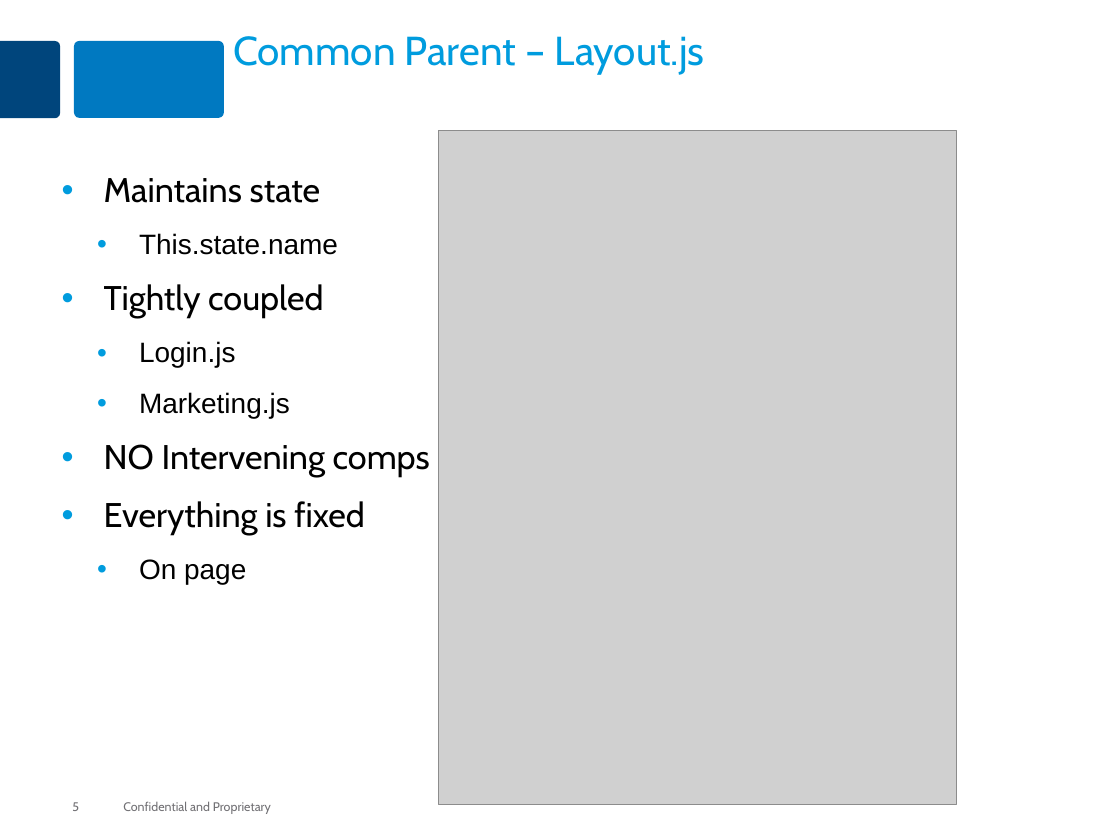
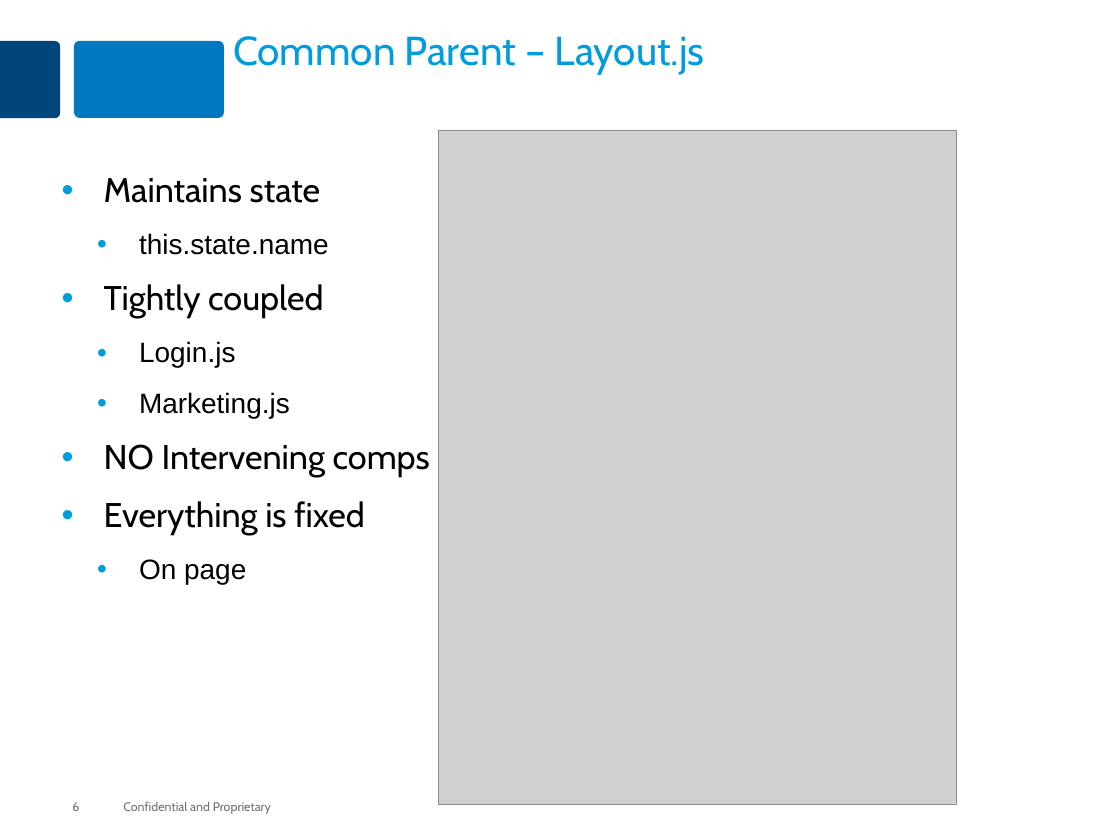
Before and after one commit to MaxMillington/react_practice, a slide deck: slide 6 of lesson-react-32-shared-state/react-shared-state.pptx (slide 5 before the commit). Drawn at 1120x840 pixels with LibreOffice and Linux fonts; fonts in the diff are those of the drawing; grey boxes stand for pictures. Boxes give left, top, right and bottom in pixels: in the first picture for what was removed or moved away, otherwise in the second. Text is boxed around its words. In the diff, an @@ line names an element or a change of style, - is before the commit and + after.

```diff
--- a/lesson-react-32-shared-state/react-shared-state.pptx
+++ b/lesson-react-32-shared-state/react-shared-state.pptx
@@ text at [139, 233, 329, 255]: text changed @@
-  • This.state.name
+  • this.state.name
```
Also in this commit, not shown: 3 other slides changed, 1 slide added, 6 other files.
